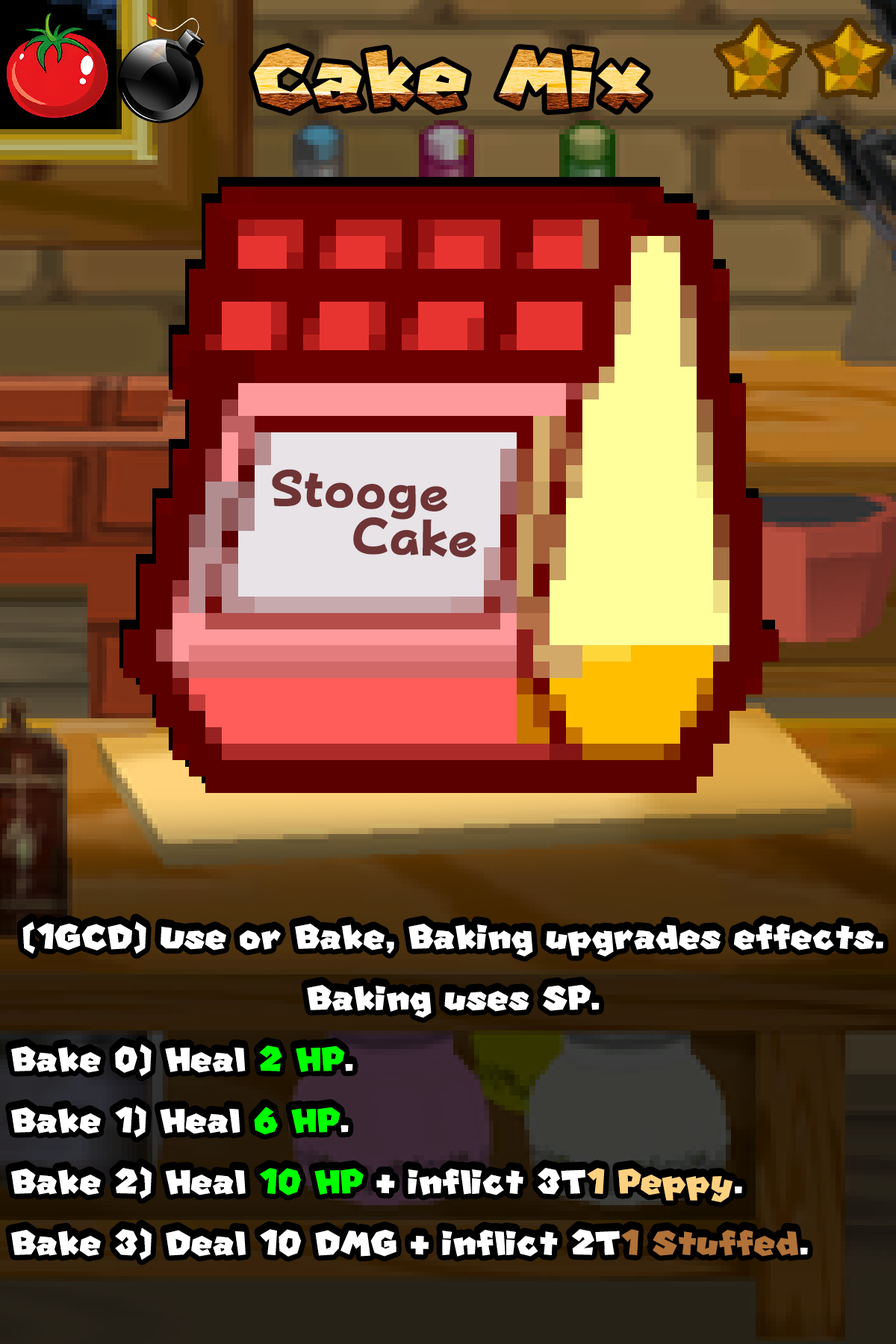
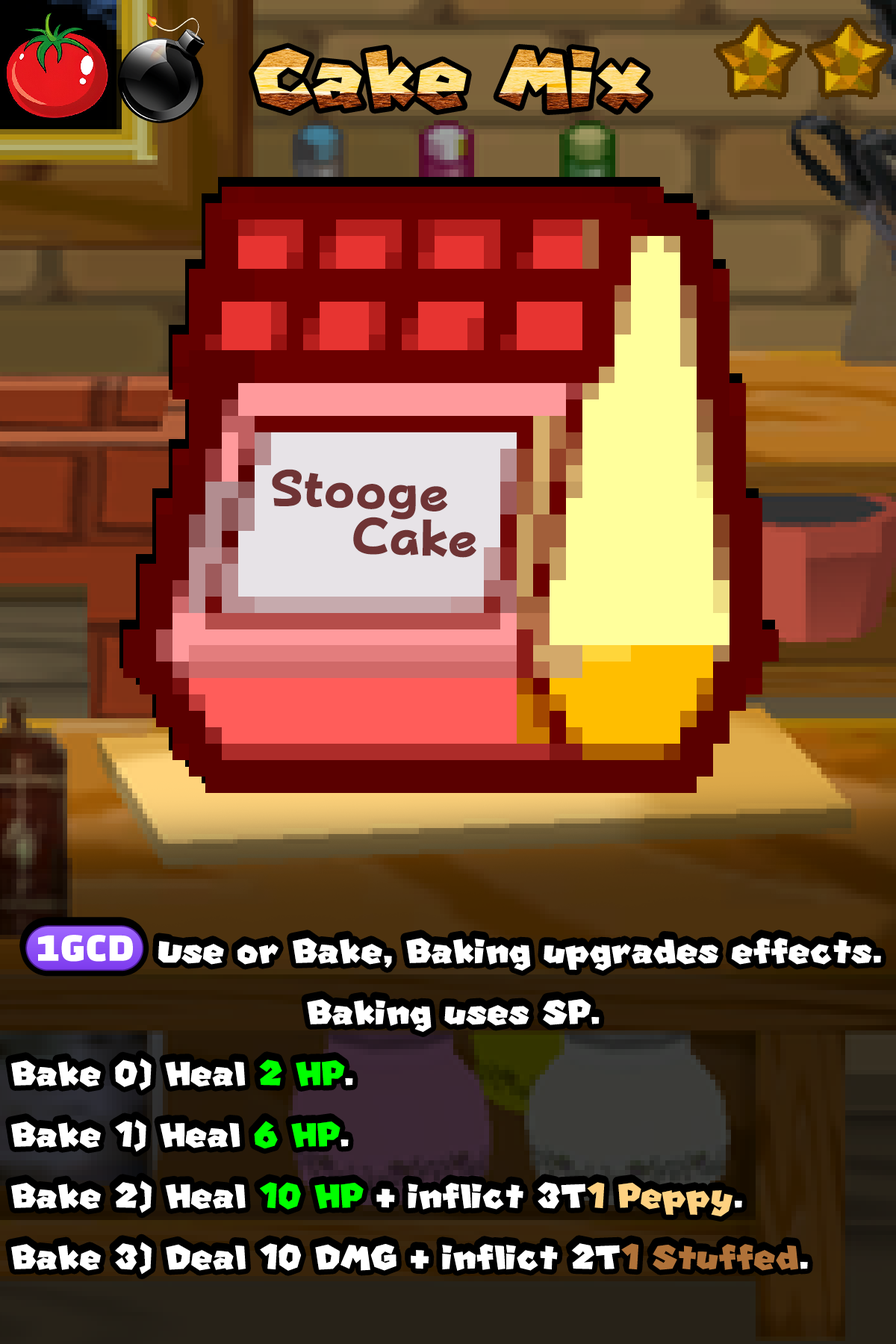
The second w=896, h=1344 image is a revision of the first. Changes to its layers:
painted on "Ability" over [11, 921, 883, 1275]
